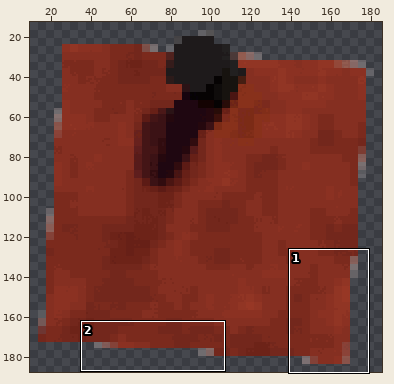
Sprite sheet -- Hollenhaus/Hollenhaus proyect VS/resources/images/postit_guardar_mazo.png. The picture above shows the old version from afar; the outline marks the close-up.
Close-up. Earlier state:
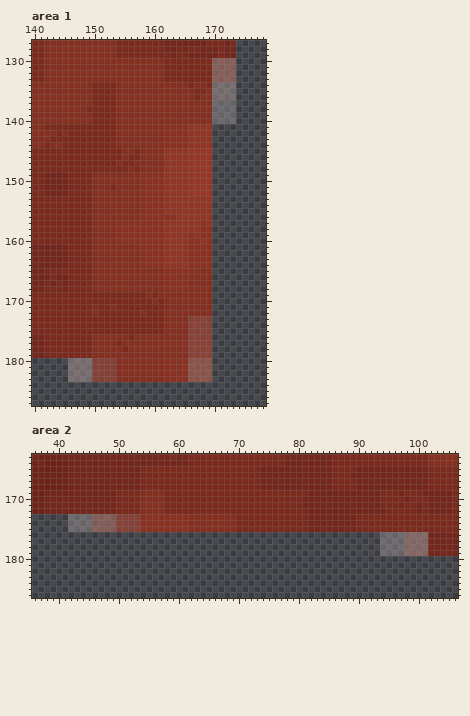
The file is 208x199 pixels. Pixels under 10% opacity are left out. Colours within 5 levels of each other are drawn and written as one. Shown: area 1: x 140..178, y 127..187; area 2: x 36..106, y 163..186. The wide view leaves out empty margins. The commit also changed other parts of the picture, which this record leaves out.
The result:
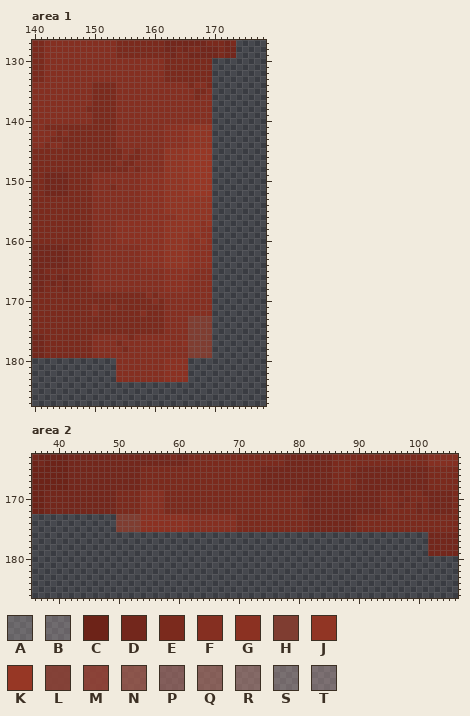
Palette (. is transparent): A #cdbebb4c  B #d4c0bd4c  C #6d2318  D #73271c  E #7b2a1d  F #852f21  G #8b3122  H #7f3d31  J #913524  K #973725  L #8b4136e6  M #934236e6  N #9d594ccc  P #9d6760b3  Q #a46b60b3  R #af807799  S #c6aba666  T #ccada966
The exact change:
--- area 1
@@ x 168..175 @@
 129 DDDEDD..
-130 EEQQQQ..
-131 EEQQQQ..
-132 EEQQQQ..
-133 EEQQQQ..
-134 FESSSS..
-135 EFSSSS..
-136 FFSSSS..
-137 FFAAAA..
-138 FFAAAA..
-139 FFAAAA..
-140 FFAAAA..
+130 EE......
+131 EE......
+132 EE......
+133 EE......
+134 FE......
+135 EF......
+136 FF......
+137 FF......
+138 FF......
+139 FF......
+140 FF......
 141 JJ......
@@ x 140..178 @@
 172 EEEEEEEEEEFEEEEEEEFEEEFFFFFFFF.........
-173 EEEEEEEEEEEEEEEEEEEEEEFFFFLMML.........
-174 EEEEEEEEEEEEEEEEEEEEEEFFFFMMLL.........
-175 EEEEEEEEEEEEEEEEEEEEEEFFFFMLML.........
-176 DDEEEEEEEEFFFFFFEFFFFFFFFFMMLM.........
-177 DDEEEEEEEEFFFFEFFFFFFFGFFGMMMM.........
-178 DDEEEEEEEEFFFFFEFFFFFFFFFFMMMM.........
-179 DDEEEEEEEEFFFFFFFFFFFFFFFFMMMM.........
-180 ......TTTTLLLLFFFFFFFFGGGGNNNN.........
-181 ......TTTTLLLLFFFFFFFFGGGGNNNN.........
-182 ......TTTTLLLLFFFFFFFFGGGGNNNN.........
-183 ......TTTTLLLLFFFFFFFFGGGGNNNN.........
+173 EEEEEEEEEEEEEEEEEEEEEEFFFFHHHH.........
+174 EEEEEEEEEEEEEEEEEEEEEEFFFFHHHH.........
+175 EEEEEEEEEEEEEEEEEEEEEEFFFFHHHH.........
+176 DDEEEEEEEEFFFFFFEFFFFFFFFFHHHH.........
+177 DDEEEEEEEEFFFFEFFFFFFFGFFGHHHH.........
+178 DDEEEEEEEEFFFFFEFFFFFFFFFFHHHH.........
+179 DDEEEEEEEEFFFFFFFFFFFFFFFFHHHH.........
+180 ..............FFFFFFFFGGGG.............
+181 ..............FFFFFFFFGGGG.............
+182 ..............FFFFFFFFGGGG.............
+183 ..............FFFFFFFFGGGG.............
 184 .......................................
--- area 2
@@ x 36..106 @@
 172 CCDDDDDDDDDDDDEEEEFFFFEEEEEEEEEEEEEEEEEEEEEEEEDDDDDDDDDDDDDEEEEEDEDDDDE
-173 ......BBBBPQQPLLLLGGGGGGGGFFFFFFFFEEEEEEEEEEEEDDDDDDDDEEEEEEEEEEEEEEEEE
-174 ......BBBBPPPPLLLLGGGGGGGGFFFFFFFFEEEEEEEEEEEEDDDDDDDDEEEEEEEEEEEEEEEEE
-175 ......BBBBQQPPLLLLGGGGGGGGFFFFFFFFEEEEEEEEEEEEDDDDDDDDEEEEEEEEEEEEEEEEE
-176 ..........................................................BBBBRRRRDDDDD
-177 ..........................................................BBBBRRRRDDDDD
-178 ..........................................................BBBBRRRRDDDDD
-179 ..........................................................BBBBRRRRDDDDD
+173 ..............HHHHGGGGGGGGFFFFFFFFEEEEEEEEEEEEDDDDDDDDEEEEEEEEEEEEEEEEE
+174 ..............HHHHGGGGGGGGFFFFFFFFEEEEEEEEEEEEDDDDDDDDEEEEEEEEEEEEEEEEE
+175 ..............HHHHGGGGGGGGFFFFFFFFEEEEEEEEEEEEDDDDDDDDEEEEEEEEEEEEEEEEE
+176 ..................................................................DDDDD
+177 ..................................................................DDDDD
+178 ..................................................................DDDDD
+179 ..................................................................DDDDD
 180 .......................................................................
Changed places in both close-ups, as pixel boxes (x1, y1, x2, y2):
erased: (212, 58, 236, 124)
changed: (188, 316, 212, 382)
erased: (68, 358, 116, 382)
changed: (68, 514, 140, 532)
erased: (380, 532, 428, 556)
